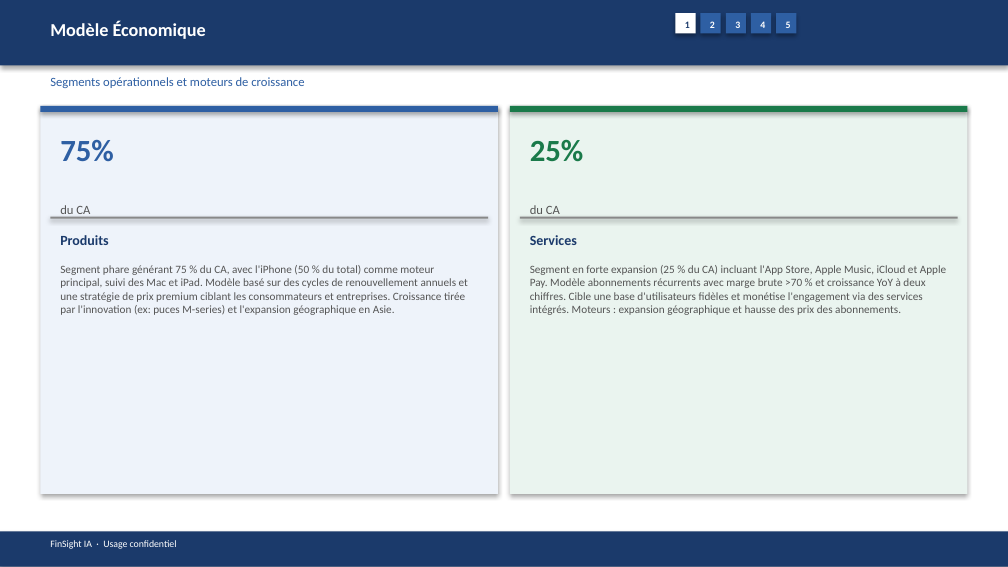
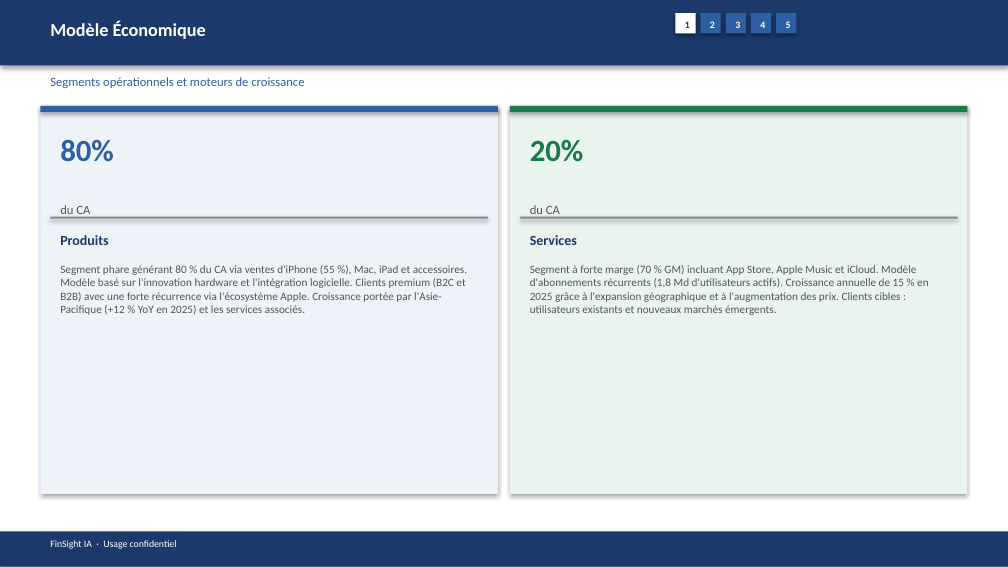
Before and after one commit to baptistejeh07-art/finsight-ia, a slide deck: slide 6 of preview/AAPL/AAPL_pitchbook.pptx. Drawn at 1008x567 pixels with LibreOffice and Linux fonts; fonts in the diff are those of the drawing. Boxes give left, top, right and bottom in pixels: in the first picture for what was removed or moved away, otherwise in the second. Text is boxed around its words. In the diff, an @@ line names an element or a change of style, - is before the commit and + after.

```diff
--- a/preview/AAPL/AAPL_pitchbook.pptx
+++ b/preview/AAPL/AAPL_pitchbook.pptx
@@ text at (60,139,114,162): text changed @@
-75%
+80%
@@ text at (530,139,584,162): text changed @@
-25%
+20%
@@ text at (60,265,467,315): text changed @@
-Segment phare générant 75 % du CA, avec l'iPhone (50 % du total) comme moteur principal, suivi des Mac et iPad. Modèle basé sur des cycles de renouvellement annuels et une stratégie de prix premium ciblant les consommateurs et entreprises. Croissance tirée par l'innovation (ex: puces M-series) et l'expansion géographique en Asie.
+Segment phare générant 80 % du CA via ventes d'iPhone (55 %), Mac, iPad et accessoires. Modèle basé sur l'innovation hardware et l'intégration logicielle. Clients premium (B2C et B2B) avec une forte récurrence via l'écosystème Apple. Croissance portée par l'Asie-Pacifique (+12 % YoY en 2025) et les services associés.
@@ text at (530,265,928,315): text changed @@
-Segment en forte expansion (25 % du CA) incluant l'App Store, Apple Music, iCloud et Apple Pay. Modèle abonnements récurrents avec marge brute >70 % et croissance YoY à deux chiffres. Cible une base d'utilisateurs fidèles et monétise l'engagement via des services intégrés. Moteurs : expansion géographique et hausse des prix des abonnements.
+Segment à forte marge (70 % GM) incluant App Store, Apple Music et iCloud. Modèle d'abonnements récurrents (1,8 Md d'utilisateurs actifs). Croissance annuelle de 15 % en 2025 grâce à l'expansion géographique et à l'augmentation des prix. Clients cibles : utilisateurs existants et nouveaux marchés émergents.
```
Also in this commit, not shown: 16 other slides changed, 4 other files.
